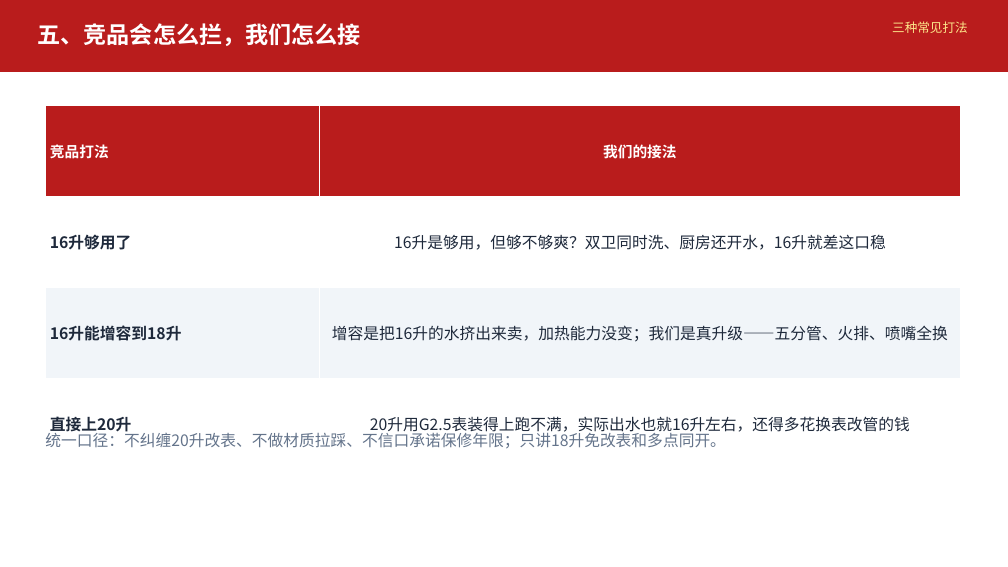
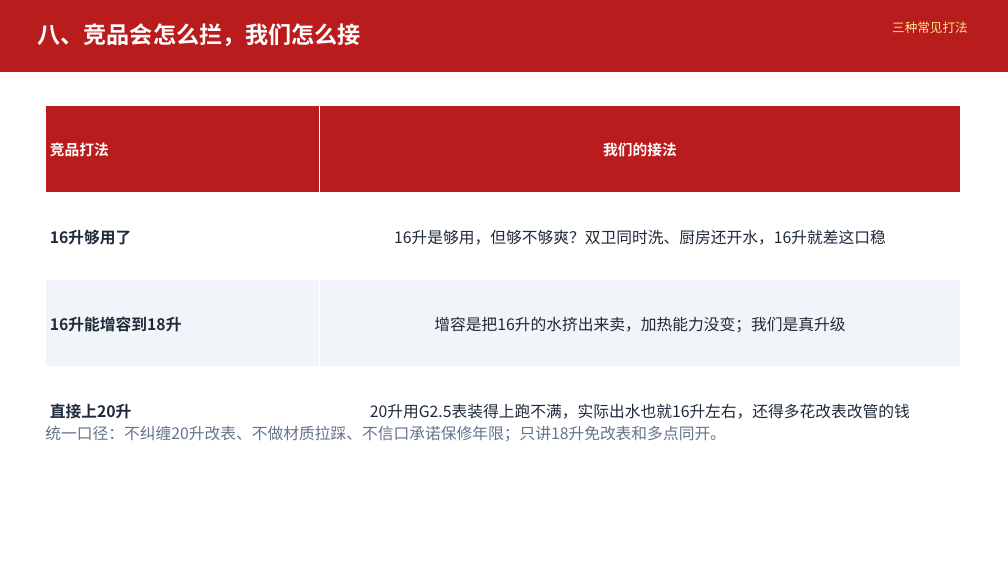
Before and after one commit to Wengweijian/BB-jiaofuzhongxin, a slide deck: slide 14 of 经销商培训_分享会完整版.pptx (slide 11 before the commit). Drawn at 1008x567 pixels with LibreOffice and Linux fonts; fonts in the diff are those of the drawing; background and template pictures are left out. Boxes give left, top, right and bottom in pixels: in the first picture for what was removed or moved away, otherwise in the second. Text is boxed around its words. In the diff, an @@ line names an element or a change of style, - is before the commit and + after.

```diff
--- a/经销商培训_分享会完整版.pptx
+++ b/经销商培训_分享会完整版.pptx
@@ text at (38, 23, 361, 46): text changed @@
-五、竞品会怎么拦，我们怎么接
+八、竞品会怎么拦，我们怎么接
@@ table at (45, 106, 960, 454) @@
-row 3, column 2: 增容是把16升的水挤出来卖，加热能力没变；我们是真升级——五分管、火排、喷嘴全换
+row 3, column 2: 增容是把16升的水挤出来卖，加热能力没变；我们是真升级
-row 4, column 2: 20升用G2.5表装得上跑不满，实际出水也就16升左右，还得多花换表改管的钱
+row 4, column 2: 20升用G2.5表装得上跑不满，实际出水也就16升左右，还得多花改表改管的钱
@@ text "统一口径：不纠缠20升改表、不做材质拉踩、不信口承诺保修年限；只讲18升免改表和多点同开。": place and size @@
-text "统一口径：不纠缠20升改表、不做材质拉踩、不信口承诺保修年限；只讲18升免改表和多点同开。" at (45, 430, 726, 449)
+text "统一口径：不纠缠20升改表、不做材质拉踩、不信口承诺保修年限；只讲18升免改表和多点同开。" at (45, 426, 726, 442)
```
Also in this commit, not shown: 12 other slides changed, 3 slides added.
